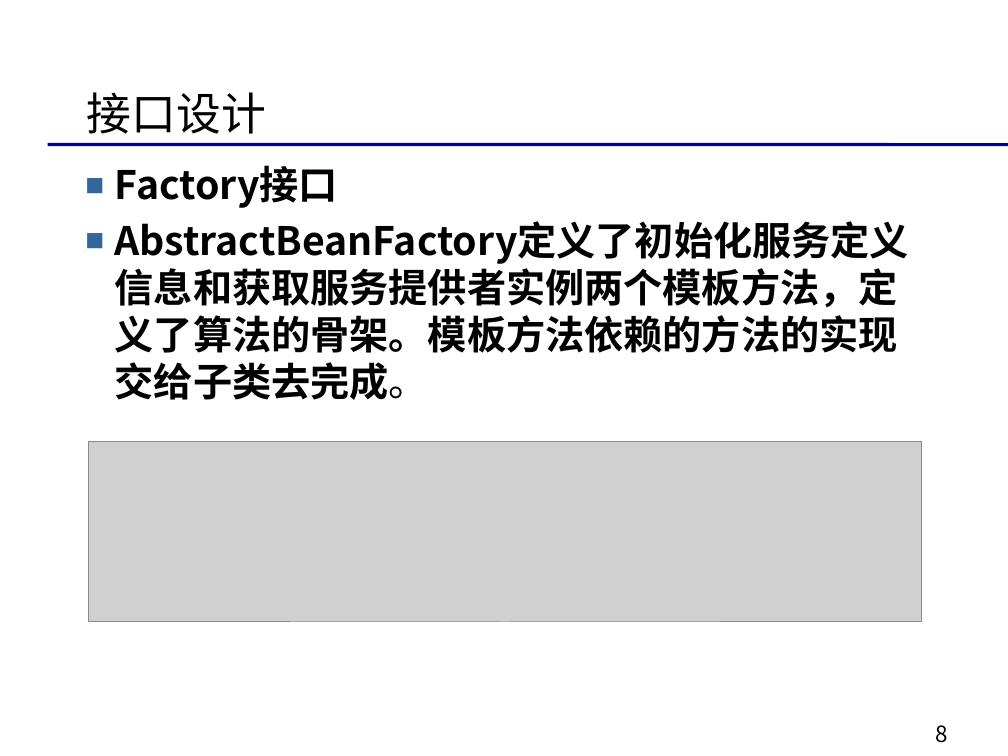
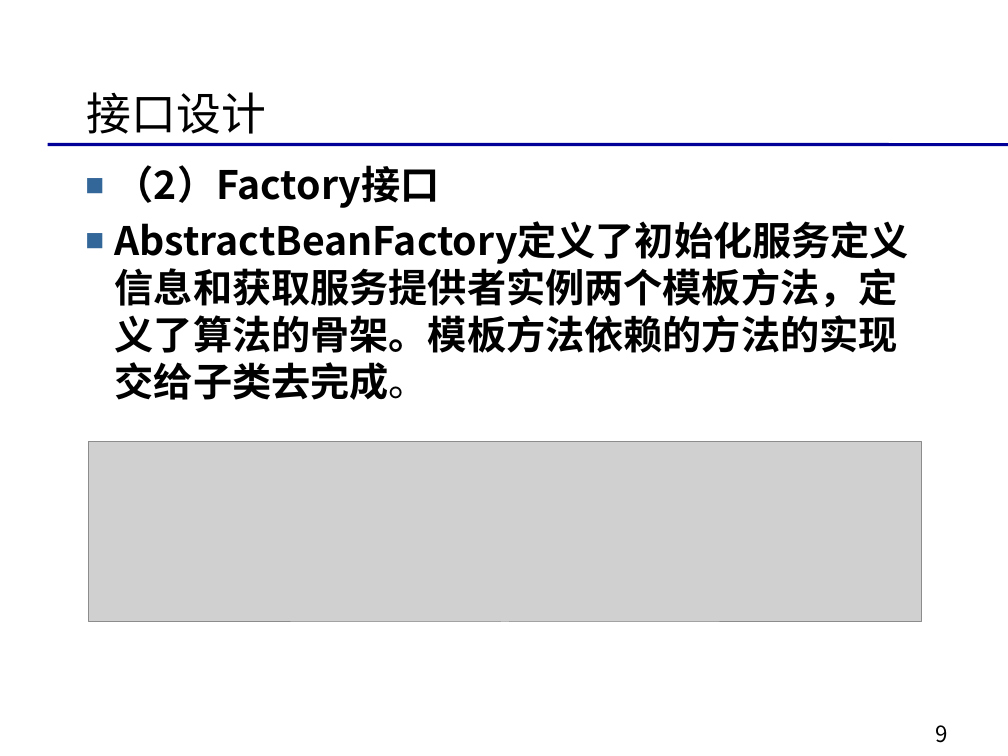
Before and after one commit to bhsei/16TeamF, a slide deck: slide 9 of 演讲ppt/软件改进与展示.pptx (slide 8 before the commit). Drawn at 1008x756 pixels with LibreOffice and Linux fonts; fonts in the diff are those of the drawing; grey boxes stand for pictures; background and template pictures are left out. Boxes give left, top, right and bottom in pixels: in the first picture for what was removed or moved away, otherwise in the second. Text is boxed around its words. In the diff, an @@ line names an element or a change of style, - is before the commit and + after.

Commit message:
改进实现方案的修改 1.细化接口设计 2.增加了Handler接口，把元数据中xml信息转换为服务提供者定义信息 3.增加了Annotation接口。提供了对解析注解的支持，能把注解中的元数据来描述服务提供者的 元数据。 4.定义数据结构，存储服务定义信息。 5.增加了java放射的一些类，支持xml注解的动态修改和运行。

```diff
--- a/演讲ppt/软件改进与展示.pptx
+++ b/演讲ppt/软件改进与展示.pptx
@@ text at (115,165,440,208): text changed @@
-■ Factory接口
+■ （2）Factory接口
@@ page number at (935,725,947,743): text changed @@
-8
+9
```
Also in this commit, not shown: 2 other slides changed, 5 slides added.
